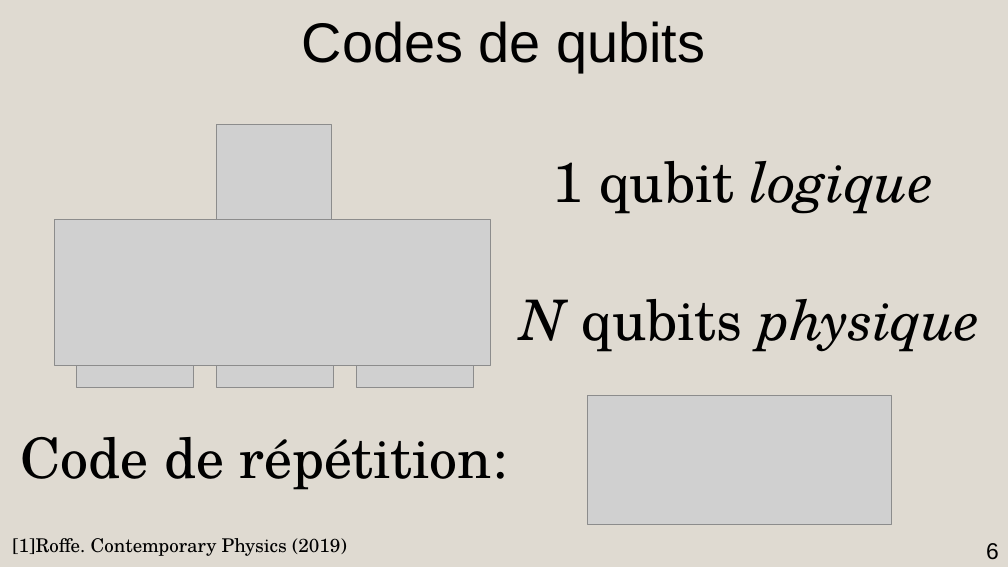
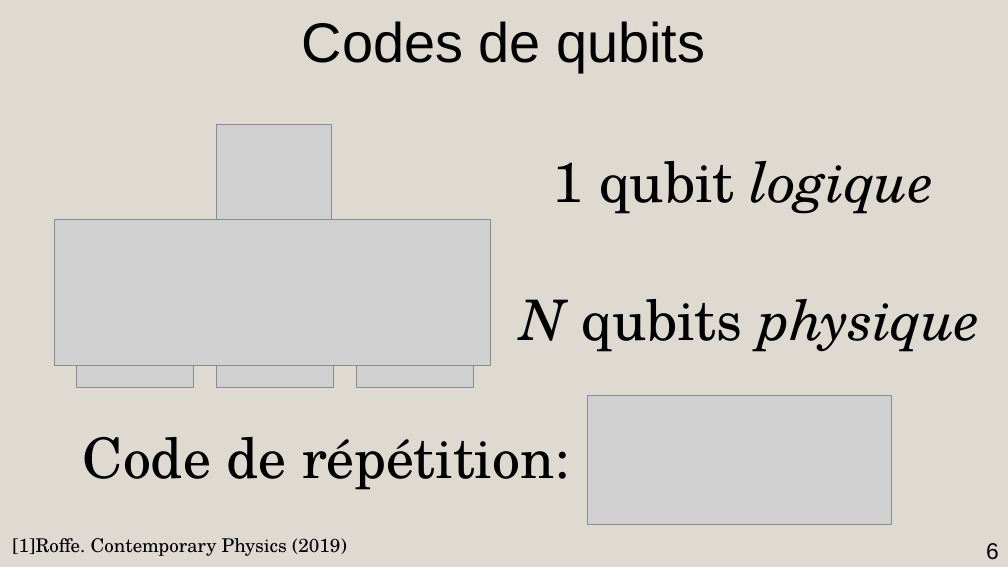
Before and after one commit to AmdaU/presentations, a slide deck: slide 6 of Seminaire/Seminaire.odp. Drawn at 1008x567 pixels with LibreOffice and Linux fonts; fonts in the diff are those of the drawing; grey boxes stand for pictures. Boxes give left, top, right and bottom in pixels: in the first picture for what was removed or moved away, otherwise in the second. Text is boxed around its words. In the diff, an @@ line names an element or a change of style, - is before the commit and + after.

```diff
--- a/Seminaire/Seminaire.odp
+++ b/Seminaire/Seminaire.odp
@@ title "Code de répétition:": place and size @@
-title "Code de répétition:" at (20,437,508,490)
+title "Code de répétition:" at (83,437,570,490)
```
Also in this commit, not shown: 3 other slides changed, 1 slide added, 1 other file.
